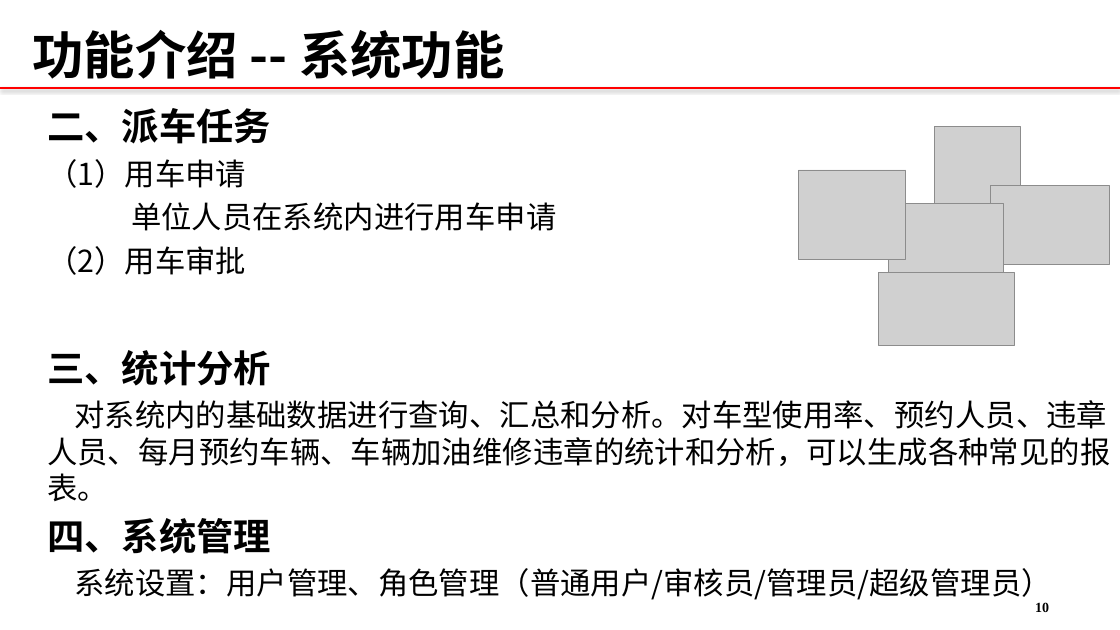
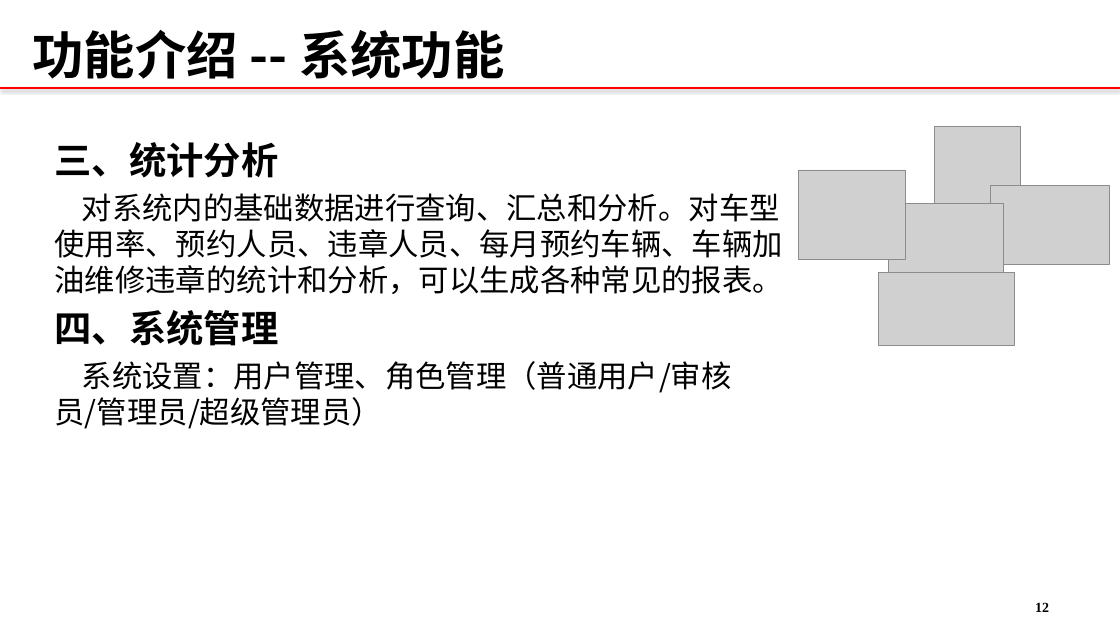
Before and after one commit to 12301068JiangDongyu/Uplan, a slide deck: slide 13 of doc/联通公务车管理系统.pptx (slide 11 before the commit). Drawn at 1120x630 pixels with LibreOffice and Linux fonts; fonts in the diff are those of the drawing; grey boxes stand for pictures; background and template pictures are left out. Boxes give left, top, right and bottom in pixels: in the first picture for what was removed or moved away, otherwise in the second. Text is boxed around its words. In the diff, an @@ line names an element or a change of style, - is before the commit and + after.

Commit message:
项目文档以及ppt介绍用车申请以及审核

```diff
--- a/doc/联通公务车管理系统.pptx
+++ b/doc/联通公务车管理系统.pptx
@@ text removed at (x1=47, y1=108, x2=556, y2=275) @@
-二、派车任务
-（1）用车申请
-单位人员在系统内进行用车申请
-（2）用车审批
@@ text "三、统计分析" rewrapped from (x1=47, y1=350, x2=1110, y2=603) to (x1=55, y1=142, x2=783, y2=429) @@
@@ page number at (x1=1035, y1=602, x2=1049, y2=612): text changed @@
-10
+12
```
Also in this commit, not shown: 1 slide added, 1 other file.
